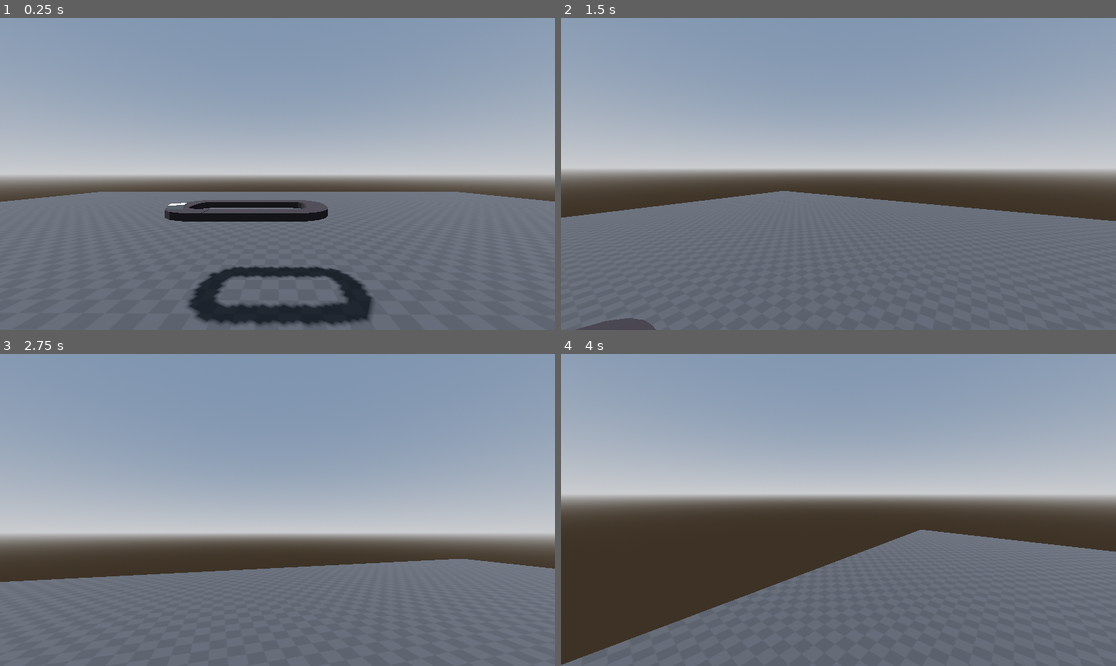
Above: before the commit, frames 1-4 (two rows, left to right).
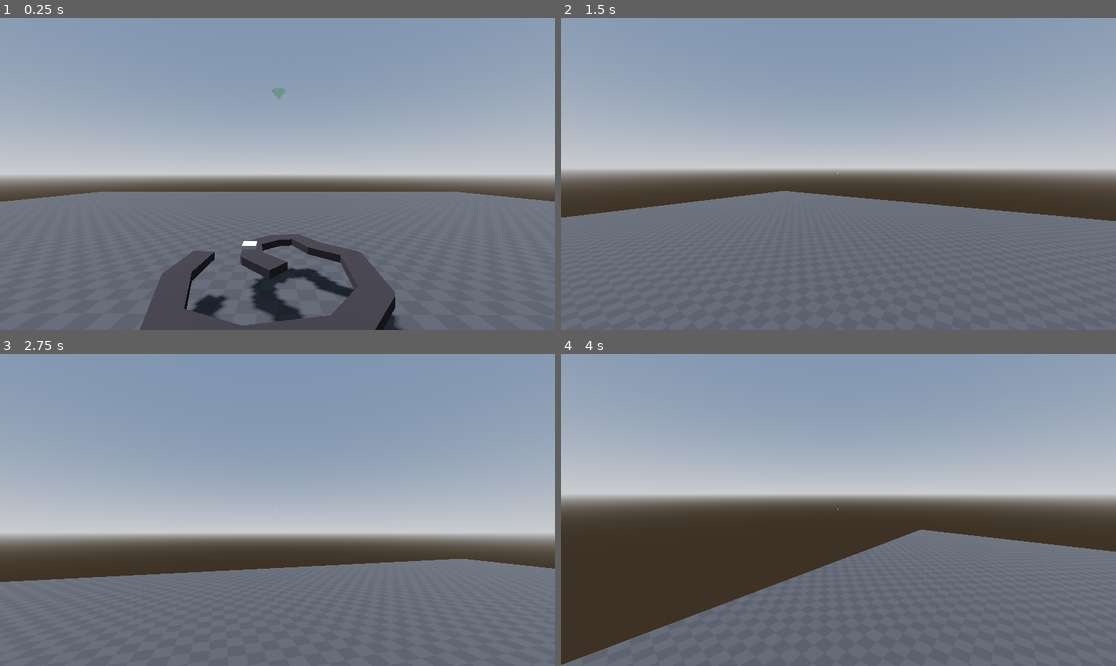
Above: after the commit, the same moments.

Repository: Lightnet/gd_factory3dworld
Game: Godot game, scene res://scenes/prototype_sandbox04.tscn
The game is run twice, just before and just after one commit, with the same random seed, the same clock (stepped at 60 frames per second) and the same inputs. Before the commit the project starts from res://scenes/prototype_sandbox02_backward.tscn.
Inputs (mouse positions are in pixels of both pictures, inside the frame that each line leads up to):
- Up to frame 1 (0.25 s): no input
- Up to frame 2 (1.5 s): tap Enter at 0.5 s; move the mouse to (866, 174) at 0.52 s; hold C (crouch) 0.53-1.28 s; hold W (forward) from 0.53 s (still down); click (866, 174) at 0.67 s; tap Space (jump) at 0.77, 1.07 s; tap Shift (sprint) at 0.8, 1.35 s; move the mouse to (810, 174) at 1.27 s; click (810, 174) at 1.42 s
- Up to frame 3 (2.75 s): keep holding W (forward); tap Space (jump) at 1.52, 1.82 s; tap M (build_clear, bound only after the commit) at 1.55, 2.1 s; move the mouse to (288, 503) at 2.02 s; hold Space (jump) from 2.03 s (still down); click (288, 503) at 2.17 s
- Up to frame 4 (4 s): keep holding W (forward); move the mouse to (832, 516) at 2.77 s; release Space (jump) at 2.78 s; tap Space (jump) at 2.85, 3.02, 3.32, 3.77 s; click (832, 516) at 2.92 s; tap C (crouch) at 3.05 s; move the mouse to (877, 513) at 3.52 s; hold C (crouch) from 3.53 s (still down); click (877, 513) at 3.67 s; tap Shift (sprint) at 3.8 s

The runs differ from the first frame. In frame 1, 9.4% of the frame differs, in the area x 25-73%, y 22-100%; in frame 2, 0.4%; in frame 3, less than 0.1%; in frame 4, less than 0.1%.

Commit message:
build mode test sample.

Diff:
--- a/prefabs/conveyor_belt01/track_path_follow_3d.gd
+++ b/prefabs/conveyor_belt01/track_path_follow_3d.gd
@@ -1,3 +1,4 @@
+#@tool
 extends PathFollow3D
 
 @export var speed:float = 0.09
--- /dev/null
+++ b/prefabs/conveyor_rt/conveyor.tscn
@@ -0,0 +1,47 @@
+[gd_scene load_steps=6 format=3 uid="uid://ql1nuayry33m"]
+
+[ext_resource type="Script" uid="uid://d2lkf6d5mkfub" path="res://scripts/conveyor_belt.gd" id="1_g677b"]
+[ext_resource type="Script" uid="uid://bwnseutw7behj" path="res://prefabs/conveyor_belt01/track_path_follow_3d.gd" id="2_6css7"]
+
+[sub_resource type="Curve3D" id="Curve3D_11hoq"]
+bake_interval = 5.0
+_data = {
+"points": PackedVector3Array(0, 0, 0, 0, 0, 0, 0, 0, 0, 0, 0, 0, 0, 0, 0, 0.334573, 0, -0.350498, 0, 0, 0, 0, 0, 0, 0.77612, 0, -0.392838, 0, 0, 0, 0, 0, 0, 1.05436, 0, -0.0601661, 0, 0, 0, 0, 0, 0, 1.0846, 0, 0.284603, 0, 0, 0, 0, 0, 0, 0.694464, 0, 0.529571, 0, 0, 0, 0, 0, 0, 0.373188, 0, 0.95295, 0, 0, 0, 0, 0, 0, -0.476265, 0, 0.885762, 0, 0, 0, 0, 0, 0, -0.936986, 0, 0.463434, 0, 0, 0, 0, 0, 0, -1.06656, 0, -0.256442, 0, 0, 0, 0, 0, 0, -0.8554, 0, -0.837142, 0, 0, 0, 0, 0, 0, -0.169118, 0, -1.0819, 0, 0, 0, 0, 0, 0, 0.435578, 0, -1.01471),
+"tilts": PackedFloat32Array(0, 0, 0, 0, 0, 0, 0, 0, 0, 0, 0, 0, 0)
+}
+point_count = 13
+
+[sub_resource type="StandardMaterial3D" id="StandardMaterial3D_maxml"]
+albedo_color = Color(0.121569, 0.0980392, 0.113725, 1)
+
+[sub_resource type="BoxMesh" id="BoxMesh_gftej"]
+size = Vector3(0.2, 0.2, 0.2)
+
+[node name="conveyor" type="Path3D"]
+curve = SubResource("Curve3D_11hoq")
+script = ExtResource("1_g677b")
+
+[node name="CSGPolygon3D" type="CSGPolygon3D" parent="."]
+transform = Transform3D(1, 0, 0, 0, 1, 0, 0, 0, 1, 5.28097e-05, 0, 0)
+polygon = PackedVector2Array(-0.15, -0.05, -0.15, 0.05, 0.15, 0.05, 0.15, -0.05)
+mode = 2
+path_node = NodePath("..")
+path_interval_type = 0
+path_interval = 0.01
+path_simplify_angle = 10.0
+path_rotation = 1
+path_rotation_accurate = false
+path_local = true
+path_continuous_u = true
+path_u_distance = 0.0
+path_joined = false
+material = SubResource("StandardMaterial3D_maxml")
+
+[node name="PathFollow3D" type="PathFollow3D" parent="."]
+transform = Transform3D(-0.0650996, 0, -0.997879, 0, 1, 0, 0.997879, 0, -0.0650996, 0.834494, 0, -0.35947)
+progress = 1.0
+script = ExtResource("2_6css7")
+speed = 1.0
+
+[node name="MeshInstance3D" type="MeshInstance3D" parent="PathFollow3D"]
+mesh = SubResource("BoxMesh_gftej")
--- /dev/null
+++ b/prefabs/meshpointer/meshpointer_3d.tscn
@@ -0,0 +1,14 @@
+[gd_scene load_steps=3 format=3 uid="uid://cvtbwen0b183x"]
+
+[sub_resource type="StandardMaterial3D" id="StandardMaterial3D_6hyff"]
+transparency = 1
+albedo_color = Color(0.145098, 1, 0.152941, 0.247059)
+
+[sub_resource type="CylinderMesh" id="CylinderMesh_wcbd3"]
+material = SubResource("StandardMaterial3D_6hyff")
+top_radius = 0.08
+bottom_radius = 0.0
+height = 0.1
+
+[node name="meshpointer3d" type="MeshInstance3D"]
+mesh = SubResource("CylinderMesh_wcbd3")
--- a/prefabs/player/player.gd
+++ b/prefabs/player/player.gd
@@ -1,7 +1,11 @@
 extends CharacterBody3D
+
+@export var main:Node3D
+@export var placeholder:Node3D
 
 func _ready() -> void:
 	Input.set_mouse_mode(Input.MOUSE_MODE_CAPTURED)
+	attach_track()
 	pass
 
 func _unhandled_input(_event: InputEvent) -> void:
@@ -9,3 +13,12 @@
 	if Input.is_action_just_pressed("escape"):
 		get_tree().quit()
 	pass
+
+func attach_track()->void:
+	if main:
+		print("reparent?")
+		#current_tack.add_child(self)
+		#reparent(current_tack, true)
+		placeholder.get_parent().call_deferred("remove_child", placeholder)
+		main.call_deferred("add_child", placeholder)
+	#pass
--- a/prefabs/player/player.tscn
+++ b/prefabs/player/player.tscn
@@ -8,13 +8,16 @@
 [ext_resource type="Script" uid="uid://cfpqewy7fryu5" path="res://scripts/state_machines/crouch.gd" id="5_30gqm"]
 [ext_resource type="Script" uid="uid://bp2olmqefk6d" path="res://scripts/state_machines/sprint.gd" id="6_hvqk4"]
 [ext_resource type="Script" uid="uid://dh0c3cr0nsjh7" path="res://scripts/state_machines/fall.gd" id="7_b6byk"]
+[ext_resource type="Script" uid="uid://d0yw5rp84xwpi" path="res://scripts/builds/conveyor_build.gd" id="9_2c4n1"]
+[ext_resource type="PackedScene" uid="uid://ql1nuayry33m" path="res://prefabs/conveyor_rt/conveyor.tscn" id="10_oo3uv"]
 
 [sub_resource type="CapsuleMesh" id="CapsuleMesh_u5g63"]
 
 [sub_resource type="CapsuleShape3D" id="CapsuleShape3D_eq17h"]
 
-[node name="Player" type="CharacterBody3D"]
+[node name="Player" type="CharacterBody3D" node_paths=PackedStringArray("placeholder")]
 script = ExtResource("1_vhck3")
+placeholder = NodePath("conveyor")
 
 [node name="MeshInstance3D" type="MeshInstance3D" parent="."]
 mesh = SubResource("CapsuleMesh_u5g63")
@@ -52,3 +55,11 @@
 
 [node name="fall" type="Node" parent="state_machine"]
 script = ExtResource("7_b6byk")
+
+[node name="build_mode" type="Node" parent="."]
+
+[node name="conveyor_build" type="Node" parent="build_mode"]
+script = ExtResource("9_2c4n1")
+
+[node name="conveyor" parent="." instance=ExtResource("10_oo3uv")]
+transform = Transform3D(1, 0, 0, 0, 1, 0, 0, 0, 1, 0, 1, 0)
--- a/project.godot
+++ b/project.godot
@@ -12,7 +12,7 @@
 
 config/name="factory3dworld"
 config/tags=PackedStringArray("conveyor_belt", "experiment", "factory", "idea", "reference")
-run/main_scene="uid://do656rgbtgf5f"
+run/main_scene="uid://bmahisl22kxd1"
 config/features=PackedStringArray("4.4", "GL Compatibility")
 config/icon="res://icon.svg"
 
@@ -66,6 +66,16 @@
 "events": [Object(InputEventKey,"resource_local_to_scene":false,"resource_name":"","device":-1,"window_id":0,"alt_press …(195 unchanged characters)…
 ]
 }
+build_clear={
+"deadzone": 0.2,
+"events": [Object(InputEventKey,"resource_local_to_scene":false,"resource_name":"","device":-1,"window_id":0,"alt_pressed":false,"shift_pressed":false,"ctrl_pressed":false,"meta_pressed":false,"pressed":false,"keycode":0,"physical_keycode":77,"key_label":0,"unicode":109,"location":0,"echo":false,"script":null)
+]
+}
+build_create={
+"deadzone": 0.2,
+"events": [Object(InputEventKey,"resource_local_to_scene":false,"resource_name":"","device":-1,"window_id":0,"alt_pressed":false,"shift_pressed":false,"ctrl_pressed":false,"meta_pressed":false,"pressed":false,"keycode":0,"physical_keycode":66,"key_label":0,"unicode":98,"location":0,"echo":false,"script":null)
+]
+}
 
 [rendering]
 
--- /dev/null
+++ b/scenes/prototype_sandbox04.tscn
@@ -0,0 +1,77 @@
+[gd_scene load_steps=10 format=3 uid="uid://bmahisl22kxd1"]
+
+[ext_resource type="Texture2D" uid="uid://ys1nt5dnpw2k" path="res://addons/kenney_prototype_textures/dark/texture_08.png" id="1_261a0"]
+[ext_resource type="PackedScene" uid="uid://cvwejj6vurbsg" path="res://prefabs/player/player.tscn" id="2_6hyff"]
+[ext_resource type="Script" uid="uid://bgcgx4844l3yf" path="res://scripts/reticle.gd" id="4_6hyff"]
+[ext_resource type="PackedScene" uid="uid://cvtbwen0b183x" path="res://prefabs/meshpointer/meshpointer_3d.tscn" id="5_wcbd3"]
+
+[sub_resource type="ProceduralSkyMaterial" id="ProceduralSkyMaterial_doktg"]
+sky_horizon_color = Color(0.662243, 0.671743, 0.686743, 1)
+ground_horizon_color = Color(0.662243, 0.671743, 0.686743, 1)
+
+[sub_resource type="Sky" id="Sky_r4q2i"]
+sky_material = SubResource("ProceduralSkyMaterial_doktg")
+
+[sub_resource type="Environment" id="Environment_m78ho"]
+background_mode = 2
+sky = SubResource("Sky_r4q2i")
+tonemap_mode = 2
+
+[sub_resource type="StandardMaterial3D" id="StandardMaterial3D_r4q2i"]
+albedo_texture = ExtResource("1_261a0")
+uv1_triplanar = true
+
+[sub_resource type="BoxMesh" id="BoxMesh_3d58g"]
+material = SubResource("StandardMaterial3D_r4q2i")
+size = Vector3(32, 1, 32)
+
+[node name="main" type="Node"]
+
+[node name="DirectionalLight3D" type="DirectionalLight3D" parent="."]
+transform = Transform3D(-0.866023, -0.433016, 0.250001, 0, 0.499998, 0.866027, -0.500003, 0.749999, -0.43301, 0, 0, 0)
+shadow_enabled = true
+
+[node name="WorldEnvironment" type="WorldEnvironment" parent="."]
+environment = SubResource("Environment_m78ho")
+
+[node name="levels" type="Node3D" parent="."]
+transform = Transform3D(1, 0, 0, 0, 1, 0, 0, 0, 1, 0, -2, 0)
+
+[node name="CSGCombiner3D" type="CSGCombiner3D" parent="levels"]
+use_collision = true
+
+[node name="CSGMesh3D" type="CSGMesh3D" parent="levels/CSGCombiner3D"]
+mesh = SubResource("BoxMesh_3d58g")
+
+[node name="Player" parent="levels" node_paths=PackedStringArray("main") instance=ExtResource("2_6hyff")]
+transform = Transform3D(0.00626567, 0, -0.99998, 0, 1, 0, 0.99998, 0, 0.00626567, -2.32256, 1.63965, 0)
+main = NodePath("..")
+
+[node name="CanvasLayer" type="CanvasLayer" parent="."]
+
+[node name="Control" type="Control" parent="CanvasLayer"]
+layout_mode = 3
+anchors_preset = 15
+anchor_right = 1.0
+anchor_bottom = 1.0
+grow_horizontal = 2
+grow_vertical = 2
+mouse_filter = 2
+
+[node name="reticle" type="CenterContainer" parent="CanvasLayer/Control"]
+layout_mode = 1
+anchors_preset = 8
+anchor_left = 0.5
+anchor_top = 0.5
+anchor_right = 0.5
+anchor_bottom = 0.5
+offset_left = -1.0
+offset_top = -1.0
+offset_right = 1.0
+offset_bottom = 1.0
+grow_horizontal = 2
+grow_vertical = 2
+script = ExtResource("4_6hyff")
+
+[node name="meshpointer3d" parent="." instance=ExtResource("5_wcbd3")]
+transform = Transform3D(1, 0, 0, 0, 1, 0, 0, 0, 1, 0, 1, 0)
--- /dev/null
+++ b/scripts/builds/conveyor_build.gd
@@ -0,0 +1,53 @@
+extends Node
+
+const MESHPOINTER = preload("res://prefabs/meshpointer/meshpointer_3d.tscn")
+@onready var conveyor: Path3D = $"../../conveyor"
+
+@export var isBuild:bool = true
+@onready var ray_cast_3d: RayCast3D = $"../../neck/Camera3D/RayCast3D"
+@export var hitPos:Vector3
+@export var points:Array[Vector3]
+@export var mesh_points:Array[Node3D]
+
+func _ready() -> void:
+	pass
+
+func _unhandled_input(event: InputEvent) -> void:
+	if Input.is_mouse_button_pressed(MOUSE_BUTTON_LEFT) and event.is_pressed():
+		print("LEFT MOUSE")
+
+		var tmp_point = MESHPOINTER.instantiate()
+		tmp_point.position = hitPos
+		get_tree().current_scene.add_child(tmp_point)
+		mesh_points.append(tmp_point)
+
+		points.append(hitPos)
+		print("points lens:", len(points))
+		hitPos.y =hitPos.y + 1.0
+		conveyor.curve.add_point(
+			hitPos,
+			Vector3.ZERO,
+			Vector3.ZERO,
+			-1
+		)
+
+	if Input.is_action_just_pressed("build_clear") and event.is_pressed():
+		print("clear points")
+		points.clear() # clear array
+		for node in mesh_points:
+			node.queue_free()
+		mesh_points.clear()
+
+		#pass
+	#pass
+
+func _process(delta: float) -> void:
+	update_point_position()
+	pass
+
+func update_point_position():
+	if ray_cast_3d.is_colliding():
+		#print("hit...")
+		hitPos = ray_cast_3d.get_collision_point()
+		#print("hit pos:", hitPos)
+	pass
--- /dev/null
+++ b/scripts/reticle.gd
@@ -0,0 +1,14 @@
+extends CenterContainer
+
+@export var radius:float = 1.0
+@export var color:Color =  Color.WHITE
+
+func _ready() -> void:
+	pass
+
+func _process(delta: float) -> void:
+	pass
+
+func _draw() -> void:
+	draw_circle(Vector2(0,0), radius, color)
+	#pass
--- a/scripts/state_machines/statemachine.gd
+++ b/scripts/state_machines/statemachine.gd
@@ -102,7 +102,7 @@
 	if new_state == current_state:
 		return
 
-	print("Changing state from ", current_state.name, " to ", new_state.name)
+	#print("Changing state from ", current_state.name, " to ", new_state.name)
 
 	# Exit current state
 	if current_state.has_method("_exit_state"):
Not shown: 1 places in prefabs/player/player.tscn that only renumber resources
Not shown, added: scripts/builds/conveyor_build.gd.uid
Not shown, added: scripts/reticle.gd.uid
Not shown, changed: README.md
